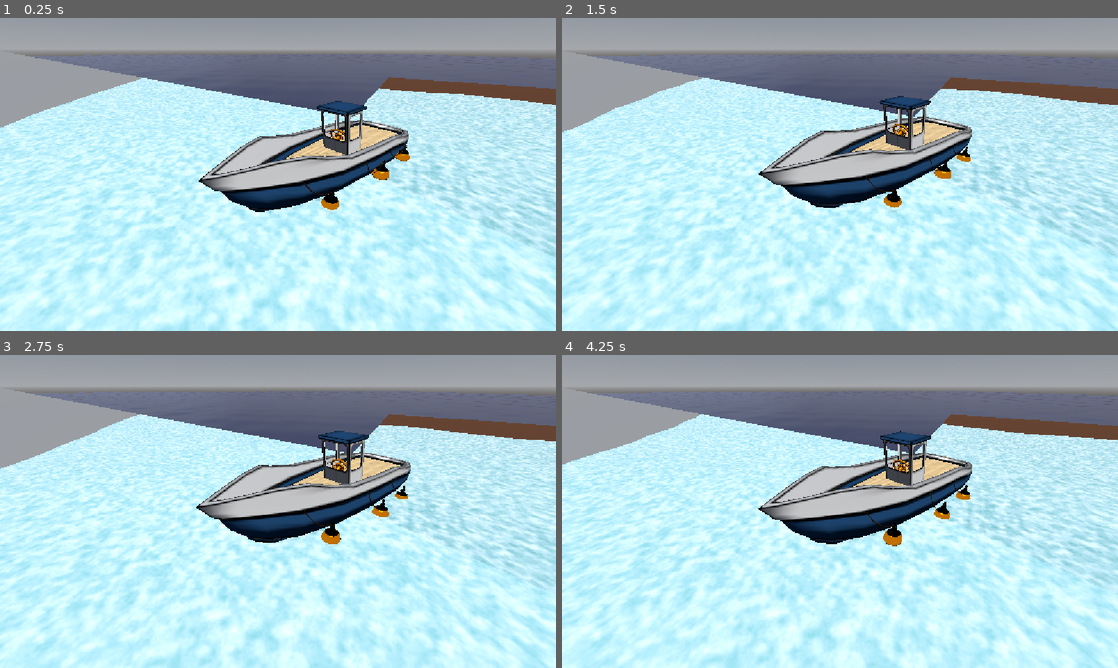
Above: before the commit, frames 1-4 (two rows, left to right).
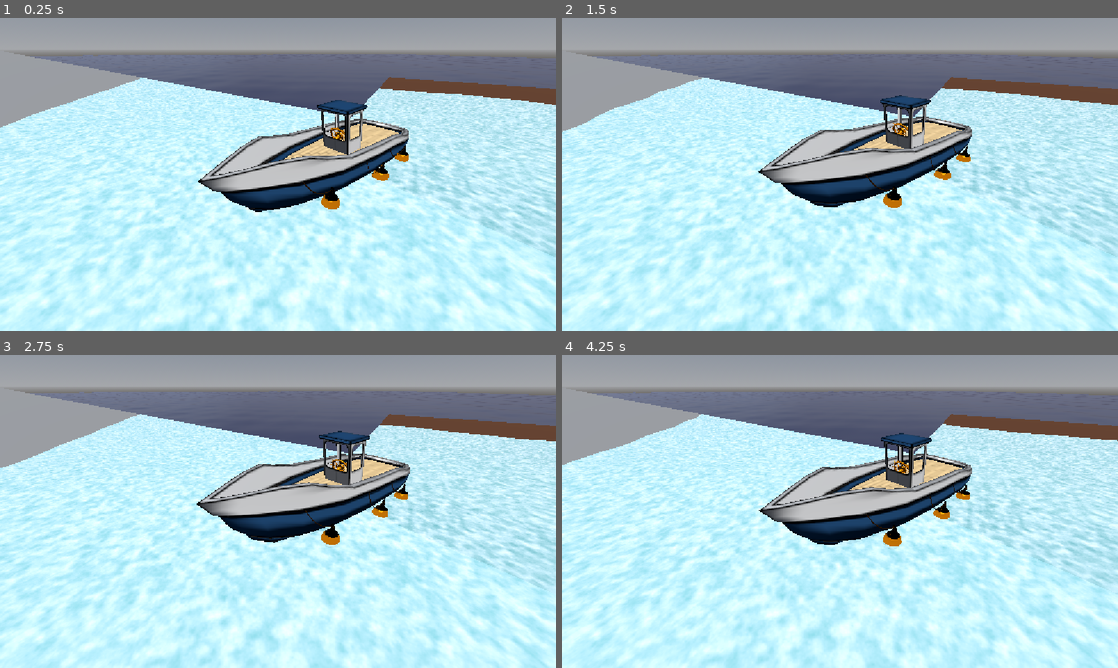
Above: after the commit, the same moments.

Repository: Will-Greiner/CatchoftheDay
Game: Godot game, scene res://Scenes/water.tscn
Two runs of this game, one before a commit and one after it. Both use one fixed random seed, a clock stepped at 60 frames per second and the inputs below.
Inputs:
- Up to frame 1 (0.25 s): no input
- Up to frame 2 (1.5 s): no input
- Up to frame 3 (2.75 s): no input
- Up to frame 4 (4.25 s): no input

The runs differ from the first frame. In frame 1, 1.9% of the frame differs, in the area x 0-100%, y 11-73%; in frame 2, 2.5%; in frame 3, 2.8%; in frame 4, 3.8%.

Commit message:
More advanced waterr

Diff:
--- a/Scenes/water.tscn
+++ b/Scenes/water.tscn
@@ -24,6 +24,9 @@
 shader_parameter/wave_direction = Vector2(1, 0.35)
 shader_parameter/secondary_wave_strength = 0.5
 shader_parameter/wave_time = 0.0
+shader_parameter/distortion_strength = 0.0850000040375
+shader_parameter/distortion_scale = 0.10000000149012
+shader_parameter/distortion_speed = 0.3
 shader_parameter/foam_scale = 6.7150003189625
 shader_parameter/foam_speed = 0.7
 shader_parameter/foam_amount = 1.4350000681625
@@ -57,6 +60,8 @@
 script = ExtResource("2_bjixy")
 wave_amplitude = 0.09
 wave_frequency = 0.6799999999999999
+distortion_strength = 0.2
+distortion_scale = 0.1
 
 [node name="MeshInstance3D4" type="MeshInstance3D" parent="." unique_id=1470562875]
 transform = Transform3D(-9.260589, -2.162852, -7.345642, -2.6249666, 12.237272, 0.010292003, 7.165965, 1.6875813, -9.489017, 12.828864, -6.8200502, -8.548445)
--- a/Scripts/WaterSurface 1.gd
+++ b/Scripts/WaterSurface 1.gd
@@ -1,69 +1,138 @@
+
 extends MeshInstance3D
 class_name WaterSurface
 
-## Wave settings need to match the shader's
+## wave settings
 @export_group("Wave Settings")
 @export_range(0.0, 2.0, 0.01)
-
-var wave_amplitude: float = 0.22
+var wave_amplitude: float = 0.35
 @export_range(0.1, 10.0, 0.01)
-var wave_frequency: float = 1.5
+var wave_frequency: float = 1.2
 @export_range(0.0, 5.0, 0.01)
 var wave_speed: float = 1.0
 @export var wave_direction: Vector2 = Vector2(1.0, 0.35)
 @export_range(0.0, 1.0, 0.01)
-var secondary_wave_strength: float = 0.5
+var secondary_wave_strength: float = 0.65
 
-## Keep track of own information
+## organic wave distortion
+@export_group("Wave Distortion")
+@export_range(0.0, 3.0, 0.01)
+var distortion_strength: float = 0.45
+@export_range(0.1, 10.0, 0.1)
+var distortion_scale: float = 1.5
+@export_range(0.0, 5.0, 0.01)
+var distortion_speed: float = 0.3
+
+## keep track of own information
 var wave_clock: float = 0.0
 var water_material: ShaderMaterial
 
 func _ready() -> void:
+
 	water_material = get_active_material(0) as ShaderMaterial
+
 	if water_material == null:
-		push_error("WaterSurface: No ShaderMaterial found on WaterMesh. " + "Assign FlatKitWater.gdshader to the mesh.")
+		push_error("WaterSurface: No ShaderMaterial found on WaterMesh. Assign FlatKitWater.gdshader to the mesh.")
 		set_process(false)
 		return
-	# Send all wave parameters to the shader.
+
 	update_shader_parameters()
 
+
 func _process(delta: float) -> void:
+
 	if water_material == null:
 		return
+
 	wave_clock += delta
+
 	water_material.set_shader_parameter("wave_time", wave_clock)
 
+
+## send all wave parameters to the shader
 func update_shader_parameters() -> void:
 	if water_material == null:
 		return
-
 	water_material.set_shader_parameter("wave_amplitude", wave_amplitude)
 	water_material.set_shader_parameter("wave_frequency", wave_frequency)
 	water_material.set_shader_parameter("wave_speed", wave_speed)
 	water_material.set_shader_parameter("wave_direction", wave_direction)
 	water_material.set_shader_parameter("secondary_wave_strength", secondary_wave_strength)
+	water_material.set_shader_parameter("distortion_strength", distortion_strength)
+	water_material.set_shader_parameter("distortion_scale", distortion_scale)
+	water_material.set_shader_parameter("distortion_speed", distortion_speed)
 	water_material.set_shader_parameter("wave_time", wave_clock)
 
-## Must match the shader to calculate correctly
+## generate noise
+func hash_noise(p: Vector2) -> float:
+	var value: float = sin(p.dot(Vector2(127.1, 311.7))) * 43758.5453
+	return value - floor(value)
+
+func noise(p: Vector2) -> float:
+	var i: Vector2 = p.floor()
+	var f: Vector2 = p - i
+	f = f * f * (Vector2(3.0, 3.0) - 2.0 * f)
+
+	var a: float = hash_noise(i)
+	var b: float = hash_noise(i + Vector2(1.0, 0.0))
+	var c: float = hash_noise(i + Vector2(0.0, 1.0))
+	var d: float = hash_noise(i + Vector2(1.0, 1.0))
+
+	return lerpf(lerpf(a, b, f.x), lerpf(c, d, f.x), f.y)
+
+
+## fractal noise for organic variation
+func fbm(p: Vector2) -> float:
+	var value: float = 0.0
+	var amplitude: float = 0.5
+	for i in range(4):
+		value += noise(p) * amplitude
+		p *= 2.0
+		amplitude *= 0.5
+	return value
+
+
+## distort noise
+func get_distorted_position(p: Vector2) -> Vector2:
+	var t: float = wave_clock * distortion_speed
+	var noise_x: float = noise(p * distortion_scale + Vector2(t, t * 0.37))
+	var noise_y: float = noise(p * distortion_scale + Vector2(17.3 - t * 0.29, 31.7 + t * 0.43))
+	var distortion := Vector2(noise_x - 0.5, noise_y - 0.5)
+	return p + distortion * distortion_strength
+
+
+## must match the shader to calculate correctly
 func get_wave_height(world_xz: Vector2) -> float:
-	var direction := wave_direction.normalized()
-	var w1 := sin(world_xz.dot(direction) * wave_frequency + wave_clock * wave_speed)
-	var dir2 := Vector2(-0.45, 1.0).normalized()
-	var w2 := sin(world_xz.dot(dir2) * wave_frequency * 1.7 + wave_clock * wave_speed * 1.3)
-	var dir3 := Vector2(1.0, 0.8).normalized()
-	var w3 := sin(world_xz.dot(dir3) * wave_frequency * 2.4 - wave_clock * wave_speed * 0.7)
-	return wave_amplitude * (w1 * 0.50 + w2 * 0.30 * secondary_wave_strength + w3 * 0.20 * secondary_wave_strength)
+	var direction: Vector2 = wave_direction.normalized()
+	if direction.length_squared() < 0.0001:
+		direction = Vector2.RIGHT
+	## distort!
+	var p: Vector2 = get_distorted_position(world_xz)
+	var cross_direction := Vector2(-direction.y, direction.x)
+	var f: float = wave_frequency
+	var s: float = wave_speed
+	var t: float = wave_clock
+	## calculate wave directions
+	var phase_x: float = p.dot(direction) * f + t * s
+	var phase_z: float = p.dot(cross_direction) * f * 0.85 + t * s * 0.85
+	var phase_2: float = p.dot(Vector2(-0.45, 1.0).normalized()) * f * 1.7 + t * s * 1.3
+	var phase_3: float = p.dot(Vector2(1.0, 0.8).normalized()) * f * 2.4 - t * s * 0.7
+	var phase_4: float = p.dot(Vector2(-0.8, -0.35).normalized()) * f * 1.35 - t * s * 0.55
+	var wave: float = 0.0
 
-## calculate wave height
+	wave = (sin(phase_x) * 0.42 + sin(phase_2) * 0.25 * secondary_wave_strength + sin(phase_3) * 0.18 * secondary_wave_strength + sin(phase_4) * 0.15 * secondary_wave_strength)
+	return wave * wave_amplitude
+
+## calculate world space height
 func get_surface_height(world_xz: Vector2) -> float:
 	return global_position.y + get_wave_height(world_xz)
 
-## get new normal
+## calculate new normal
 func get_surface_normal(world_xz: Vector2) -> Vector3:
-	var epsilon := 0.05
-	var center_height := get_wave_height(world_xz)
-	var height_x := get_wave_height(world_xz + Vector2(epsilon, 0.0))
-	var height_z := get_wave_height(world_xz + Vector2(0.0, epsilon))
+	var epsilon: float = 0.05
+	var center_height: float = get_wave_height(world_xz)
+	var height_x: float = get_wave_height(world_xz + Vector2(epsilon, 0.0))
+	var height_z: float = get_wave_height(world_xz + Vector2(0.0, epsilon))
 	var tangent_x := Vector3(epsilon, height_x - center_height, 0.0)
 	var tangent_z := Vector3(0.0, height_z - center_height, epsilon)
 	return tangent_z.cross(tangent_x).normalized()
--- a/Scripts/bouyancy 1.gd
+++ b/Scripts/bouyancy 1.gd
@@ -1,85 +1,135 @@
+
 extends Node3D
 class_name WaterBuoyancy
-## Get the water
-@export var water_mesh: MeshInstance3D
 
-## These values must match the shader uniforms.
-@export_group("Wave Settings")
-@export var wave_amplitude: float = 0.22
-@export var wave_frequency: float = 1.5
-@export var wave_speed: float = 1.0
-@export var wave_direction: Vector2 = Vector2(1.0, 0.35)
-@export_range(0.0, 1.0) var secondary_wave_strength: float = 0.5
+## get the water
+@export var water_mesh: WaterSurface
 
-## Float info
+## float info
 @export_group("Floating")
 @export var float_height: float = 0.25
 @export var follow_speed: float = 4.0
 @export var sample_radius: Vector2 = Vector2(0.5, 0.5)
 
-## Four sampling points from the water around the object's footprint.
+
+## tilt settings
+@export_group("Floating Rotation")
+@export var enable_tilt: bool = true
+
+@export_range(0.0, 2.0, 0.01)
+var tilt_strength: float = 1.0
+@export_range(0.0, 20.0, 0.1)
+var rotation_speed: float = 4.0
+@export_range(0.0, 90.0, 1.0)
+var max_tilt_angle: float = 35.0
+
+## sample points around object
 var sample_offsets: Array[Vector2] = [Vector2(-1.0, -1.0), Vector2(1.0, -1.0), Vector2(-1.0, 1.0), Vector2(1.0, 1.0)]
 
-## Keep track of the water state
-var water_material: ShaderMaterial
+## keep track of the water state
 var elapsed_time: float = 0.0
 
 func _ready() -> void:
 	if water_mesh == null:
-		push_error("WaterBuoyancy: Assign a WaterMesh.")
+		push_error("WaterBuoyancy: Assign a WaterSurface.")
 		set_physics_process(false)
 		return
 
-	water_material = water_mesh.material_override as ShaderMaterial
-
-	if water_material == null:
-		water_material = water_mesh.get_surface_override_material(0) as ShaderMaterial
-
-	if water_material == null:
-		push_error("WaterBuoyancy: Could not find the water ShaderMaterial.")
-		set_physics_process(false)
+## update floating position and rotation
+func _physics_process(delta: float) -> void:
+	if water_mesh == null:
 		return
 
-func _physics_process(delta: float) -> void:
-	elapsed_time += delta
-
-	if water_material == null:
-		return
-
-	# Synchronize the shader's geometric wave clock.
-	water_material.set_shader_parameter("wave_time", elapsed_time)
+	## use the water's own clock to stay synchronized
+	elapsed_time = water_mesh.wave_clock
 
 	var total_height: float = 0.0
+	var left_height: float = 0.0
+	var right_height: float = 0.0
+	var back_height: float = 0.0
+	var front_height: float = 0.0
+	var left_count: int = 0
+	var right_count: int = 0
+	var back_count: int = 0
+	var front_count: int = 0
 
+	## sample the water at each corner of the object
 	for offset in sample_offsets:
 		var local_offset := Vector3(offset.x * sample_radius.x, 0.0, offset.y * sample_radius.y)
+		var sample_position: Vector3 = global_transform * local_offset
+		var sample_height: float = water_mesh.get_surface_height(Vector2(sample_position.x, sample_position.z))
 
-		var sample_position: Vector3 = global_transform * local_offset
-
-		var height := get_wave_height(Vector2(sample_position.x, sample_position.z), elapsed_time)
-
-		total_height += height
-
-	var average_height: float = total_height / sample_offsets.size()
-
-	# The water plane's global Y is its base height.
-	var water_base_y: float = water_mesh.global_position.y
-
-	var target_y: float = (water_base_y + average_height + float_height)
-
-	# Smoothly follow the water surface.
-	var weight := 1.0 - exp(-follow_speed * delta)
-
-	global_position.y = lerpf(global_position.y, target_y, weight)
+		total_height += sample_height
+		## collect heights from each side
+		if offset.x < 0.0:
+			left_height += sample_height
+			left_count += 1
+		else:
+			right_height += sample_height
+			right_count += 1
+		if offset.y < 0.0:
+			back_height += sample_height
+			back_count += 1
+		else:
+			front_height += sample_height
+			front_count += 1
 
 
-## Must match get_wave_height() in the water shader
-func get_wave_height(p: Vector2, t: float) -> float:
-	var direction := wave_direction.normalized()
-	var w1 := sin(p.dot(direction) * wave_frequency + t * wave_speed)
-	var dir2 := Vector2(-0.45, 1.0).normalized()
-	var w2 := sin(p.dot(dir2) * wave_frequency * 1.7 + t * wave_speed * 1.3)
-	var dir3 := Vector2(1.0, 0.8).normalized()
-	var w3 := sin(p.dot(dir3) * wave_frequency * 2.4 - t * wave_speed * 0.7)
+	## calculate average water height
+	var average_height: float = total_height / float(sample_offsets.size())
+	var target_y: float = average_height + float_height
 
-	return wave_amplitude * (w1 * 0.50 + w2 * 0.30 * secondary_wave_strength + w3 * 0.20 * secondary_wave_strength)
+	## smoothly follow the water surface
+	var weight: float = 1.0 - exp(-follow_speed * delta)
+	global_position.y = lerpf(global_position.y,target_y,weight)
+
+	## calculate rotation from the wave heights
+	if enable_tilt:
+		left_height /= maxf(float(left_count), 1.0)
+		right_height /= maxf(float(right_count), 1.0)
+		back_height /= maxf(float(back_count), 1.0)
+		front_height /= maxf(float(front_count), 1.0)
+
+		## calculate the slope
+		var slope_x: float = (right_height - left_height) / maxf(sample_radius.x * 2.0, 0.001)
+		var slope_z: float = (front_height - back_height) / maxf(sample_radius.y * 2.0, 0.001)
+
+		## Get object's rotations
+		var axis_x := global_basis.x
+		var axis_z := global_basis.z
+		axis_x.y = 0.0
+		axis_z.y = 0.0
+		axis_x = axis_x.normalized()
+		axis_z = axis_z.normalized()
+
+		## get the water normal
+		var gradient := (axis_x * slope_x + axis_z * slope_z)
+		var water_normal := Vector3(-gradient.x, 1.0, -gradient.z).normalized()
+
+		## limit the maximum angle
+		var angle: float = acos(clampf(water_normal.dot(Vector3.UP), -1.0, 1.0))
+		var maximum_angle: float = deg_to_rad(max_tilt_angle)
+		if angle > maximum_angle and angle > 0.001:
+			var axis := Vector3.UP.cross(water_normal).normalized()
+			water_normal = Vector3.UP.rotated(axis,maximum_angle)
+
+		water_normal = Vector3.UP.lerp(water_normal, tilt_strength).normalized()
+
+		## keep the object facing the correct direction
+		var forward := -global_basis.z
+		forward -= water_normal * forward.dot(water_normal)
+		if forward.length_squared() < 0.0001:
+			forward = Vector3.FORWARD
+		forward = forward.normalized()
+
+		## get new target
+		var right := forward.cross(water_normal).normalized()
+		var corrected_forward := water_normal.cross(right).normalized()
+		var target_basis := Basis(right,water_normal,-corrected_forward).orthonormalized()
+
+
+		## get tilted!
+		var rotation_weight: float = 1.0 - exp(-rotation_speed * delta)
+		var current_rotation: Quaternion = global_basis.get_rotation_quaternion()
+		var target_rotation: Quaternion = target_basis.get_rotation_quaternion()
+		global_basis = Basis(current_rotation.slerp(target_rotation,rotation_weight))
--- a/Shaders/WaterShaderScript 1.gdshader
+++ b/Shaders/WaterShaderScript 1.gdshader
@@ -1,5 +1,4 @@
 shader_type spatial;
-
 render_mode blend_mix, depth_draw_opaque, cull_back, diffuse_burley, specular_schlick_ggx;
 
 // color inputs
@@ -11,25 +10,28 @@
 uniform float gradient_depth : hint_range(0.1, 30.0) = 8.0;
 
 // wave controls
-uniform float wave_amplitude : hint_range(0.0, 2.0) = 0.22;
-uniform float wave_frequency : hint_range(0.1, 10.0) = 1.5;
+uniform float wave_amplitude : hint_range(0.0, 2.0) = 0.35;
+uniform float wave_frequency : hint_range(0.1, 10.0) = 1.2;
 uniform float wave_speed : hint_range(0.0, 5.0) = 1.0;
 uniform vec2 wave_direction = vec2(1.0, 0.35);
-uniform float secondary_wave_strength : hint_range(0.0, 1.0) = 0.5;
-uniform float wave_time = 0.0; // Controlled by WaterSurface.gd, without it, no wave motion will happen
+uniform float secondary_wave_strength : hint_range(0.0, 1.0) = 0.65;
+uniform float wave_time = 0.0;
+
+// organic wave distortion
+uniform float distortion_strength : hint_range(0.0, 3.0) = 0.45;
+uniform float distortion_scale : hint_range(0.1, 10.0) = 1.5;
+uniform float distortion_speed : hint_range(0.0, 5.0) = 0.3;
 
 // foam controls
-uniform float foam_scale : hint_range(0, 30.0) = 8.0;
+uniform float foam_scale : hint_range(0.0, 30.0) = 8.0;
 uniform float foam_speed : hint_range(0.0, 5.0) = 0.7;
 uniform float foam_amount : hint_range(0.0, 2.0) = 0.2;
-uniform float foam_sharpness : hint_range(0, 10.0) = 2.0;
+uniform float foam_sharpness : hint_range(0.0, 10.0) = 2.0;
 uniform float shoreline_width : hint_range(0.01, 5.0) = 0.8;
-
 
 // tops of waves
 uniform float crest_threshold : hint_range(-1.0, 0.8) = 0.55;
 uniform float crest_strength : hint_range(0.0, 2.0) = 0.65;
-
 
 // intensity of refractions
 uniform float refraction_strength : hint_range(0.0, 0.1) = 0.012;
@@ -45,26 +47,27 @@
 varying float water_view_depth;
 varying vec3 water_normal_view;
 
-// noise from just math, no textures
-float hash(vec2 p) {return fract(sin(dot(p, vec2(127.1, 311.7))) * 43758.5453);}
+
+// noise from math
+float hash(vec2 p) {
+    return fract(sin(dot(p, vec2(127.1, 311.7))) * 43758.5453);
+}
+
 float noise(vec2 p) {
     vec2 i = floor(p);
     vec2 f = fract(p);
-
     f = f * f * (3.0 - 2.0 * f);
     float a = hash(i);
     float b = hash(i + vec2(1.0, 0.0));
     float c = hash(i + vec2(0.0, 1.0));
     float d = hash(i + vec2(1.0, 1.0));
-
     return mix(mix(a, b, f.x),mix(c, d, f.x),f.y);
 }
 
-
+// fractal noise for foam and organic detail
 float fbm(vec2 p) {
     float value = 0.0;
     float amplitude = 0.5;
-
     for (int i = 0; i < 4; i++) {
         value += noise(p) * amplitude;
         p *= 2.0;
@@ -73,112 +76,123 @@
     return value;
 }
 
-
-// Wave function, matches the other wave function
-float get_wave_height(vec2 p, float t) {
-    vec2 dir = normalize(wave_direction);
-    float w1 = sin(dot(p, dir) * wave_frequency + t * wave_speed);
-    float w2 = sin(dot(p, normalize(vec2(-0.45, 1.0))) * wave_frequency * 1.7 + t * wave_speed * 1.3);
-    float w3 = sin(dot(p, normalize(vec2(1.0, 0.8))) * wave_frequency * 2.4 - t * wave_speed * 0.7);
-
-    return wave_amplitude * (w1 * 0.50 + w2 * 0.30 * secondary_wave_strength + w3 * 0.20 * secondary_wave_strength);
+// distort wave coordinates to avoid repetitive patterns
+vec2 get_distorted_position(vec2 p) {
+    float t = wave_time * distortion_speed;
+    float noise_x = noise(p * distortion_scale + vec2(t, t * 0.37));
+    float noise_y = noise(p * distortion_scale + vec2(17.3 - t * 0.29, 31.7 + t * 0.43));
+    vec2 distortion = vec2(noise_x - 0.5, noise_y - 0.5);
+    return p + distortion * distortion_strength;
+}
+
+// wave function, matches WaterSurface.gd
+float get_wave_height(vec2 world_xz, float t) {
+    vec2 direction = wave_direction;
+    if (length(direction) < 0.0001) {
+        direction = vec2(1.0, 0.0);
+    }
+    direction = normalize(direction);
+    vec2 p = get_distorted_position(world_xz);
+    vec2 cross_direction = vec2(-direction.y, direction.x);
+
+    float f = wave_frequency;
+    float s = wave_speed;
+
+    // calculate multiple wave directions
+    float phase_x = dot(p, direction) * f + t * s;
+    float phase_z = dot(p, cross_direction) * f * 0.85 + t * s * 0.85;
+    float phase_2 = dot(p, normalize(vec2(-0.45, 1.0))) * f * 1.7 + t * s * 1.3;
+    float phase_3 = dot(p, normalize(vec2(1.0, 0.8))) * f * 2.4 - t * s * 0.7;
+    float phase_4 = dot(p, normalize(vec2(-0.8, -0.35))) * f * 1.35 - t * s * 0.55;
+    float wave = 0.0;
+
+
+    wave = sin(phase_x) * 0.42 + sin(phase_2) * 0.25 * secondary_wave_strength + sin(phase_3) * 0.18 * secondary_wave_strength + sin(phase_4) * 0.15 * secondary_wave_strength;
+    return wave * wave_amplitude;
 }
 
 void vertex() {
-
-    // Convert to world space
+    // convert to world space
     vec3 world = (MODEL_MATRIX * vec4(VERTEX, 1.0)).xyz;
 
-    // Calculate wave displacement from position and time
-    float displacement = get_wave_height(world.xz,wave_time);
+    // calculate wave displacement from position and time
+    float displacement = get_wave_height(world.xz, wave_time);
     world.y += displacement;
 
-    // Convert back into local space
-    VERTEX = ( inverse(MODEL_MATRIX) * vec4(world, 1.0)).xyz;
-
-    // Store world space information.
+    // convert back into local space
+    VERTEX = (inverse(MODEL_MATRIX) * vec4(world, 1.0)).xyz;
+
+    // store world space information
     world_position = world;
     vertex_wave = displacement;
 
-    // Get new normals
+    // get new normals
     float epsilon = 0.05;
-    float height_x = get_wave_height(world.xz + vec2(epsilon, 0.0),wave_time);
-    float height_z = get_wave_height(world.xz + vec2(0.0, epsilon),wave_time);
+    float height_x = get_wave_height(world.xz + vec2(epsilon, 0.0), wave_time);
+    float height_z = get_wave_height(world.xz + vec2(0.0, epsilon), wave_time);
 
     vec3 tangent_x = vec3(epsilon, height_x - displacement, 0.0);
     vec3 tangent_z = vec3(0.0, height_z - displacement, epsilon);
-
     vec3 world_normal = normalize(cross(tangent_z, tangent_x));
 
-    // Convert world normal to view
+    // convert world normal to view
     water_normal_view = normalize(mat3(VIEW_MATRIX) * world_normal);
 
-    // Get water depth
-    vec4 view_position = (MODELVIEW_MATRIX * vec4(VERTEX, 1.0));
+    // get water depth
+    vec4 view_position = MODELVIEW_MATRIX * vec4(VERTEX, 1.0);
     water_view_depth = -view_position.z;
 }
 
+
 void fragment() {
-
     vec2 p = world_position.xz;
 
-    // find depth to next
-    float raw_depth = texture(depth_texture,SCREEN_UV).r;
+    // find depth to next surface
+    float raw_depth = texture(depth_texture, SCREEN_UV).r;
     vec3 scene_view_position;
 
     // Reverse Z:
     // 0.0 = far plane
-    // Values approaching 1.0 = near plane.
-
-    if (raw_depth <= 0.000001) {scene_view_position = vec3(0.0,0.0,-10000.0);}
-    else {
+    // values approaching 1.0 = near plane
+    if (raw_depth <= 0.000001) {
+        scene_view_position = vec3(0.0, 0.0, -10000.0);
+    } else {
         vec4 scene_view = INV_PROJECTION_MATRIX * vec4(SCREEN_UV * 2.0 - 1.0, raw_depth, 1.0);
         scene_view_position = scene_view.xyz / scene_view.w;
     }
-
     float scene_depth = -scene_view_position.z;
-
     float depth_difference = max(scene_depth - water_view_depth, 0.0);
-
     float depth_factor = clamp(depth_difference / gradient_depth, 0.0, 1.0);
 
-    // Make the pretty colors look good
+    // make the pretty colors look good
     vec3 water_color = mix(shallow_color.rgb, deep_color.rgb, depth_factor);
 
-
-    // Make some nice foam
+    // make some nice foam
     float foam_time = wave_time * foam_speed;
     vec2 foam_uv = p * foam_scale;
     foam_uv += vec2(foam_time * 0.35, foam_time * 0.20);
     float foam_noise = fbm(foam_uv);
     float foam_pattern = clamp((foam_noise - 0.5) * foam_sharpness + 0.5, 0.0, 1.0);
 
-
-    // Foam at intersections
+    // foam at intersections
     float shoreline = 1.0 - smoothstep(0.0, shoreline_width, depth_difference);
     float shoreline_foam = shoreline * smoothstep(0.35, 0.65, foam_pattern) * foam_amount;
 
-
-    // Top of wave color
+    // top of wave color
     float normalized_wave = 0.0;
     if (wave_amplitude > 0.001) {normalized_wave = vertex_wave / wave_amplitude;}
 
     float crest = smoothstep(crest_threshold, crest_threshold + 0.18, normalized_wave);
-    float crest_noise = smoothstep(0.25,0.8,fbm(p * foam_scale * 0.7 + foam_time * 0.2));
-
+    float crest_noise = smoothstep(0.25, 0.8, fbm(p * foam_scale * 0.7 + foam_time * 0.2));
     crest *= crest_noise * crest_strength;
 
     // generic foam
     float surface_foam = smoothstep(0.68, 0.88, foam_pattern) * foam_amount * 0.12;
 
     // general light refraction
-    vec2 distortion = vec2(noise(p * 2.0 + vec2(wave_time * refraction_speed, 0.0)),
-        noise(p * 2.0 - vec2(0.0, wave_time * refraction_speed))) - 0.5;
-
-    vec2 refracted_uv = clamp(SCREEN_UV + distortion * refraction_strength,vec2(0.001),vec2(0.999));
-
+    vec2 distortion = vec2(noise(p * 2.0 + vec2(wave_time * refraction_speed, 0.0)), noise(p * 2.0 - vec2(0.0, wave_time * refraction_speed))) - 0.5;
+    vec2 refracted_uv = clamp(SCREEN_UV + distortion * refraction_strength, vec2(0.001), vec2(0.999));
     vec3 refracted_color = texture(screen_texture,refracted_uv).rgb;
-
 
     // now that we have our ingredients, we mix them together
     vec3 final_color = mix(water_color, refracted_color, 0.28);
@@ -186,10 +200,8 @@
     final_color = mix(final_color, foam_color.rgb, total_foam);
     final_color = mix(final_color, crest_color.rgb, clamp(crest, 0.0, 1.0));
 
-
-    //Then apply!
+    // then apply
     NORMAL = normalize(water_normal_view);
-
     ALBEDO = final_color;
 
     ROUGHNESS = 0.12;
